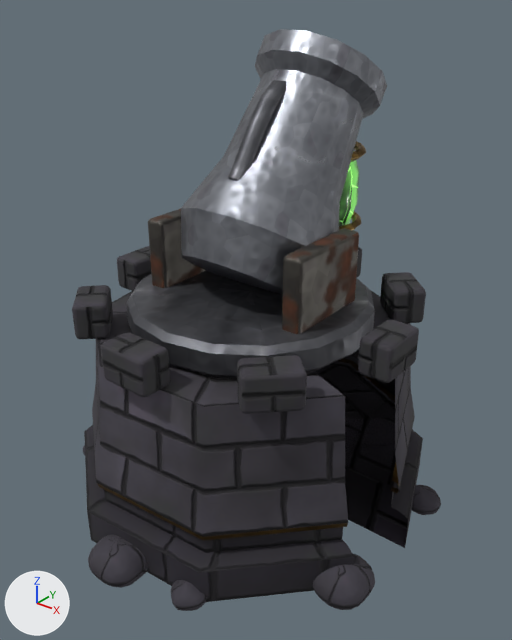
An edit to the glTF model unity/Kernwacht_Unity/Assets/Kernwacht/Models/tower/acidmortar.glb, drawn before and after from the same camera.
One viewpoint serves both versions: a 50 mm camera at (0.998, -1.229, 1.229) aimed at (0.03, -0.019, 0.479). Arrows for +X, +Y and +Z are at lower left; the lights stay in place. The first picture is the older version. Vertices at exactly the same position are counted once.

The first picture shows 'Base', 'Turret'.
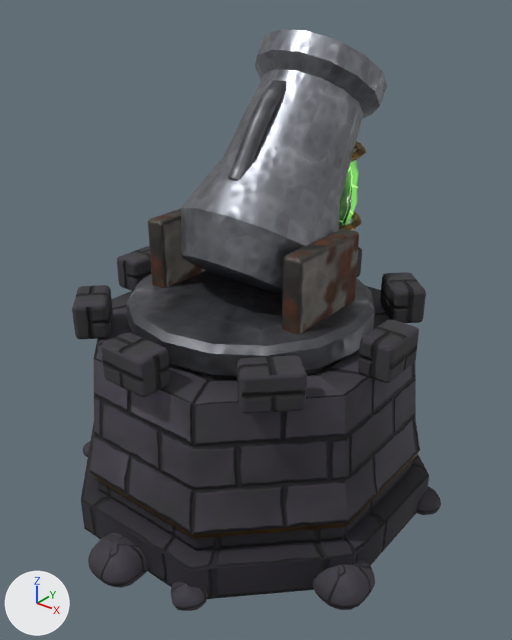
Boxes [x1, y1, x2, y2] around the edits, measured in the pictures (512 x 640 px; the box of a moved part takes in the faces that stretch with it):
```json
{"part": 1, "of": "me_base", "change": "moved or reshaped", "before": [325, 291, 423, 548], "after": [314, 290, 429, 566]}
{"part": 2, "of": "me_base", "change": "surface changed", "before": [84, 292, 354, 602], "after": [81, 286, 379, 599]}
```

Scene script edits in JSON lines:
```json
{"block": "me_base", "where": "# used by ob_base; parent = ob_acidmortar; location = (0.0, 0.0, 0.0)"}
{"op": "remove", "block": "me_base", "code": "me_base.from_pydata(...)  # 1855 vertices, 3616 faces; spans x -0.492..0.482, y -0.526..0.511, z -0.035..0.55"}
{"op": "add", "block": "me_base", "code": "me_base.from_pydata(...)  # 1843 vertices, 3616 faces; spans x -0.492..0.482, y -0.526..0.511, z -0.035..0.55"}
{"block": "me_base", "change": "me_base part 1"}
{"block": "me_base", "change": "24 vertices are removed from x 0.296..0.47, y 0.0..0.316, z 0.0..0.46"}
{"block": "me_base", "change": "48 faces are deleted"}
{"block": "me_base", "change": "5 vertices in x -0.123..-0.121, y -0.405..-0.4, z 0.099..0.252 move by (-0.039, 0.014, 0.0)"}
{"block": "me_base", "change": "4 vertices in x 0.186..0.19, y -0.402..-0.393, z 0.099..0.175 move by (-0.02, -0.009, 0.0)"}
{"block": "me_base", "change": "3 vertices in x -0.363..-0.36, y -0.217..-0.216, z 0.099..0.252 move by (-0.028, 0.055, 0.0)"}
{"block": "me_base", "change": "3 vertices in x -0.415..-0.412, y 0.082..0.083, z 0.099..0.252 move by (0.024, 0.079, 0.0)"}
{"block": "me_base", "change": "3 vertices in x 0.179..0.18, y -0.38..-0.378, z 0.145..0.252 move by (-0.019, -0.008, 0.0)"}
{"block": "me_base", "change": "3 vertices in x -0.128..-0.126, y -0.421..-0.416, z 0.145..0.175 move by (-0.04, 0.014, 0.0)"}
{"block": "me_base", "change": "51 vertices move from x -0.461..0.201, y -0.45..0.468, z 0.0..0.46 to x -0.434..0.18, y -0.434..0.434, z 0.0..0.46"}
{"block": "me_base", "change": "12 vertices are added at x 0.37..0.434, y 0.153..0.18, z 0.0..0.46"}
{"block": "me_base", "change": "20 new faces join them, mat_stone_dark"}
{"block": "me_base", "change": "16 new faces join them, mat_gold"}
{"block": "me_base", "change": "12 new faces join them, mat_stone_blocks"}
{"block": "me_base", "change": "me_base part 2: 144 kept faces spanning x -0.434..0.434, y -0.434..0.434, z 0.0..0.46 get new texture (UV) coordinates"}
```
